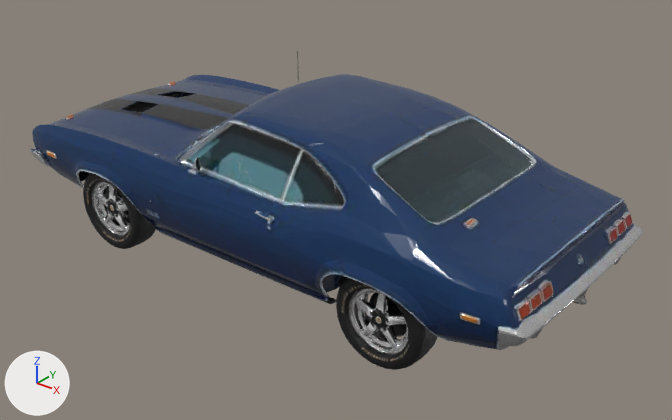
Two versions of the glTF model models/car.glb, one commit apart.
Camera for both pictures: a camera (50 mm lens) standing at (1.728, -2.028, 1.179) and looking at (0.09, 0.019, -0.091). Lighting does not change. The marker at lower left points along +X, +Y and +Z. The older version comes first. Vertices at exactly the same position are counted once.

The first picture shows 'Body', 'Wheel_FR', 'Wheel_RR'.
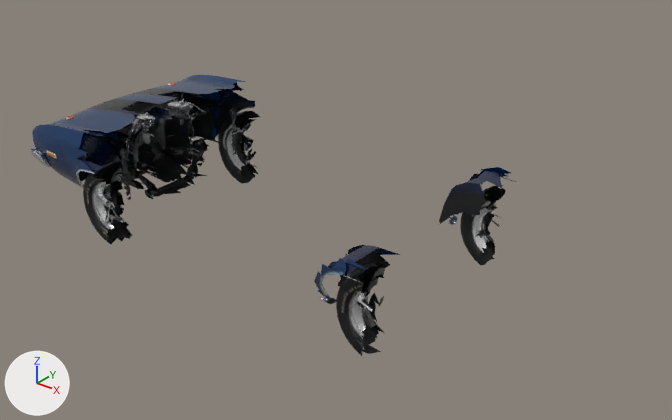
Where the newer file only moved an object's origin or applied its transform, the numbers keep the older frame.

The change, as a list of edits to the scene's bpy script:
```text
Change me_body:
    used by ob_body; location = (0.0, 0.0, 0.0)
    remove me_body.from_pydata(...)  # 28313 vertices, 56675 faces; spans x -0.95..0.95, y -0.39..0.39, z -0.27..0.28
    add me_body.from_pydata(...)  # 9668 vertices, 18889 faces; spans x -0.95..-0.56, y -0.39..0.39, z -0.23..0.11
    me_body part 1: the loose piece of 99 vertices spanning x 0.58..0.67, y -0.36..-0.26, z -0.27..-0.02 is deleted
    me_body part 2: 12 vertices moved within x -0.92..-0.65, y -0.36..0.36, z -0.14..0.07; 17997 vertices removed from x -0.95..0.95, y -0.39..0.39, z -0.23..0.28; 18 vertices added at x -0.94..-0.65, y -0.36..0.36, z -0.19..0.07
    other edits to the shape of me_body do not show in these pictures
Change me_wheel_fr:
    used by ob_wheel_fr; location = (0.49, -0.329, -0.137)
    remove me_wheel_fr.from_pydata(...)  # 1510 vertices, 2879 faces; spans x -0.182..0.173, y -0.068..0.124, z -0.147..0.167
    add me_wheel_fr.from_pydata(...)  # 578 vertices, 960 faces; spans x -0.182..0.037, y -0.068..0.089, z -0.143..0.167
    me_wheel_fr part 3: 932 vertices removed from x -0.026..0.173, y -0.067..0.124, z -0.147..0.157
Change me_wheel_rr:
    used by ob_wheel_rr; location = (-0.55, -0.329, -0.137)
    remove me_wheel_rr.from_pydata(...)  # 2248 vertices, 4355 faces; spans x -0.157..0.182, y -0.062..0.091, z -0.146..0.174
    add me_wheel_rr.from_pydata(...)  # 864 vertices, 1452 faces; spans x -0.157..0.013, y -0.062..0.091, z -0.146..0.168
    me_wheel_rr part 4: 1360 vertices removed from x -0.032..0.164, y -0.062..0.09, z -0.146..0.174
    other edits to the shape of me_wheel_rr do not show in these pictures
```

Pixel boxes (x1, y1, x2, y2) of what changed, in the pictures (672 x 420 px):
'Body', reshaped: before (31, 51, 642, 368); after (31, 75, 251, 199)
'Wheel_FR', reshaped: before (314, 258, 418, 370); after (314, 245, 401, 356)
'Wheel_RR', reshaped: before (75, 161, 156, 249); after (75, 148, 133, 244)
part 1 of me_body, deleted: before (404, 318, 437, 368)
part 2 of me_body, cut back: before (40, 51, 642, 350); after (40, 104, 217, 190)
part 3 of me_wheel_fr, deleted: before (345, 262, 418, 370)
part 4 of me_wheel_rr, deleted: before (83, 161, 156, 249)
'Wheel_FL', unchanged, uncovered by the edit: after (439, 167, 516, 265)
'Wheel_RL', unchanged, uncovered by the edit: after (218, 100, 260, 184)
